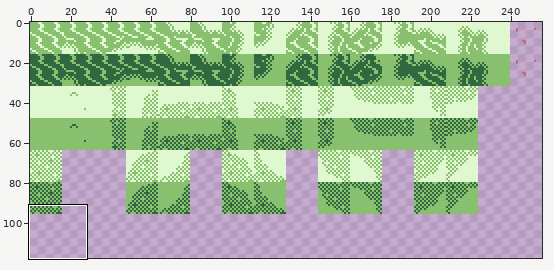
Two versions of one sprite sheet, gbjam-android/assets/res/tiles.png. Above: a wide view before the commit, with the close-up outlined.
Close-up. Before the edit:
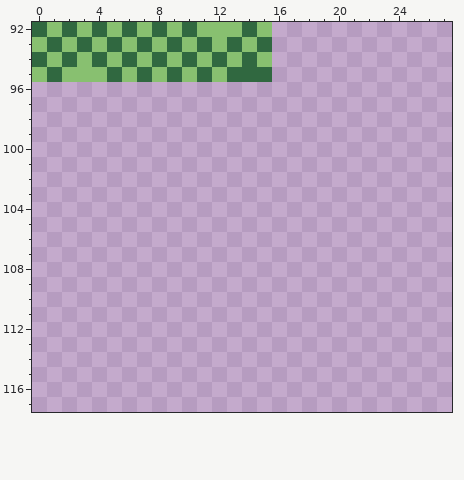
The file is 256x128 pixels. Shown: x 0..27, y 92..117. The wide view leaves out empty margins.
After:
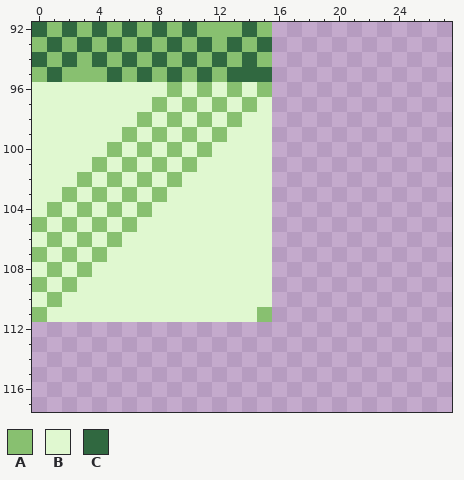
Palette (. is transparent): A #88c070  B #e0f8d0  C #306840
The exact change:
@@ x 0..17 @@
  95 ACAAACACACACACCC..
- 96 ..................
- 97 ..................
- 98 ..................
- 99 ..................
-100 ..................
-101 ..................
-102 ..................
-103 ..................
-104 ..................
-105 ..................
-106 ..................
-107 ..................
-108 ..................
-109 ..................
-110 ..................
-111 ..................
+ 96 BBBBBBBBBABABABA..
+ 97 BBBBBBBBABABABAB..
+ 98 BBBBBBBABABABABB..
+ 99 BBBBBBABABABABBB..
+100 BBBBBABABABABBBB..
+101 BBBBABABABABBBBB..
+102 BBBABABABABBBBBB..
+103 BBABABABABBBBBBB..
+104 BABABABABBBBBBBB..
+105 ABABABABBBBBBBBB..
+106 BABABABBBBBBBBBB..
+107 ABABABBBBBBBBBBB..
+108 BABABBBBBBBBBBBB..
+109 ABABBBBBBBBBBBBB..
+110 BABBBBBBBBBBBBBB..
+111 ABBBBBBBBBBBBBBA..
 112 ..................
Pixel boxes of the changes (left, top, right, bottom) in both close-ups:
added: (32, 82, 272, 322)
